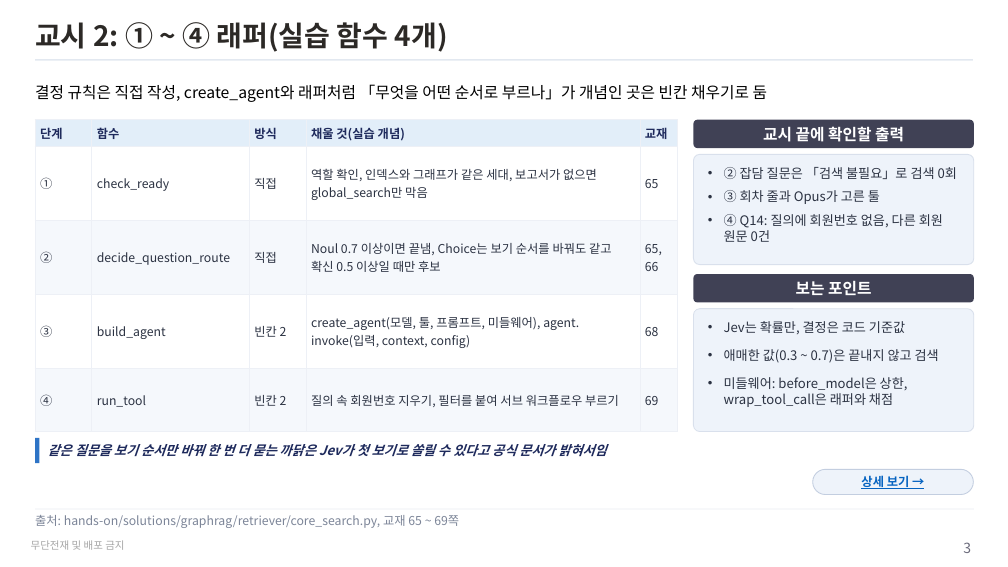
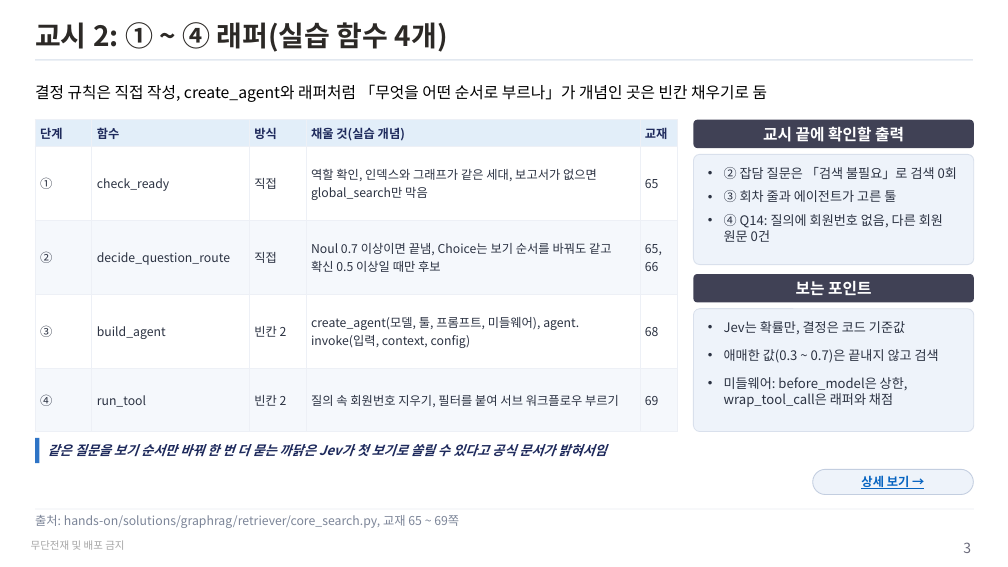
Before and after one commit to unicorn-campus/hybrid-ai, a slide deck: slide 3 of teacher/plan/graphrag-search-실습가이드.pptx. Drawn at 1008x567 pixels with LibreOffice and Linux fonts; fonts in the diff are those of the drawing. Boxes give left, top, right and bottom in pixels: in the first picture for what was removed or moved away, otherwise in the second. Text is boxed around its words. In the diff, an @@ line names an element or a change of style, - is before the commit and + after.

```diff
--- a/teacher/plan/graphrag-search-실습가이드.pptx
+++ b/teacher/plan/graphrag-search-실습가이드.pptx
@@ text in rounded rectangle at (724,190,896,202): text changed @@
-• ③ 회차 줄과 Opus가 고른 툴
+• ③ 회차 줄과 에이전트가 고른 툴
```
Also in this commit, not shown: 3 other slides changed, 11 other files.
